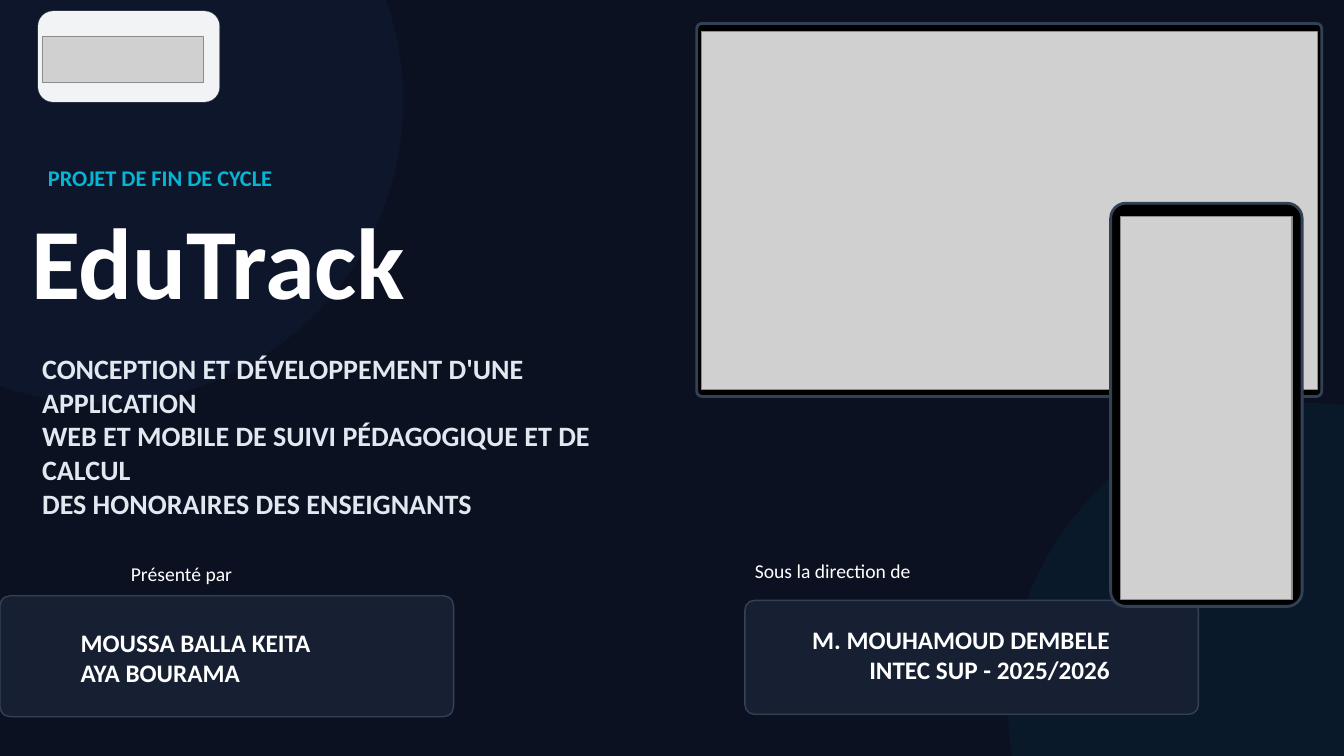
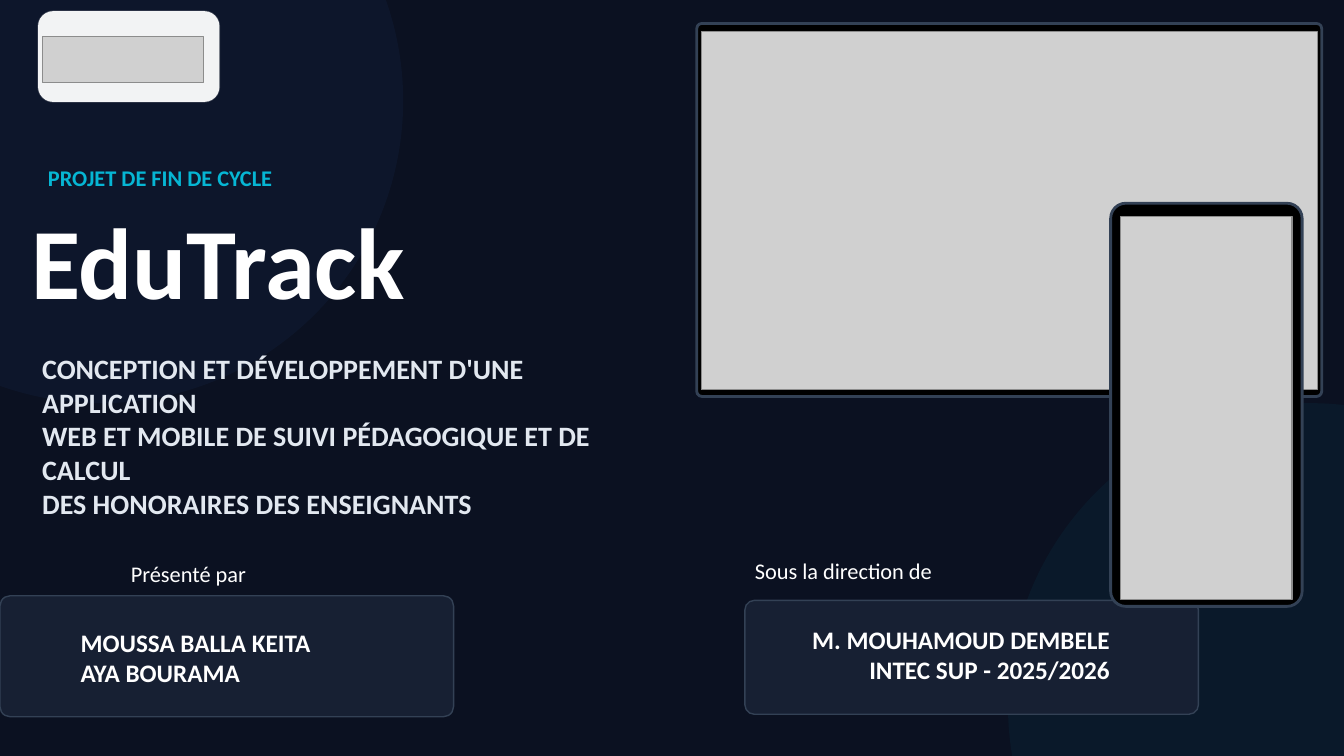
Before and after one commit to moussa7006/suivi-pedagogique-system, a slide deck: slide 1 of MEMOIRE/La finalisima present_V11.pptx. Drawn at 1344x756 pixels with LibreOffice and Linux fonts; fonts in the diff are those of the drawing; grey boxes stand for pictures. Boxes give left, top, right and bottom in pixels: in the first picture for what was removed or moved away, otherwise in the second. Text is boxed around its words. In the diff, an @@ line names an element or a change of style, - is before the commit and + after.

```diff
--- a/MEMOIRE/La finalisima present_V11.pptx
+++ b/MEMOIRE/La finalisima present_V11.pptx
@@ text "Présenté par" at <box>131,566,246,586</box>: size 14 to 16 pt @@
@@ text "Sous la direction de" at <box>755,563,932,579</box>: size 14 to 16 pt @@
```
Also in this commit, not shown: 15 other files.
